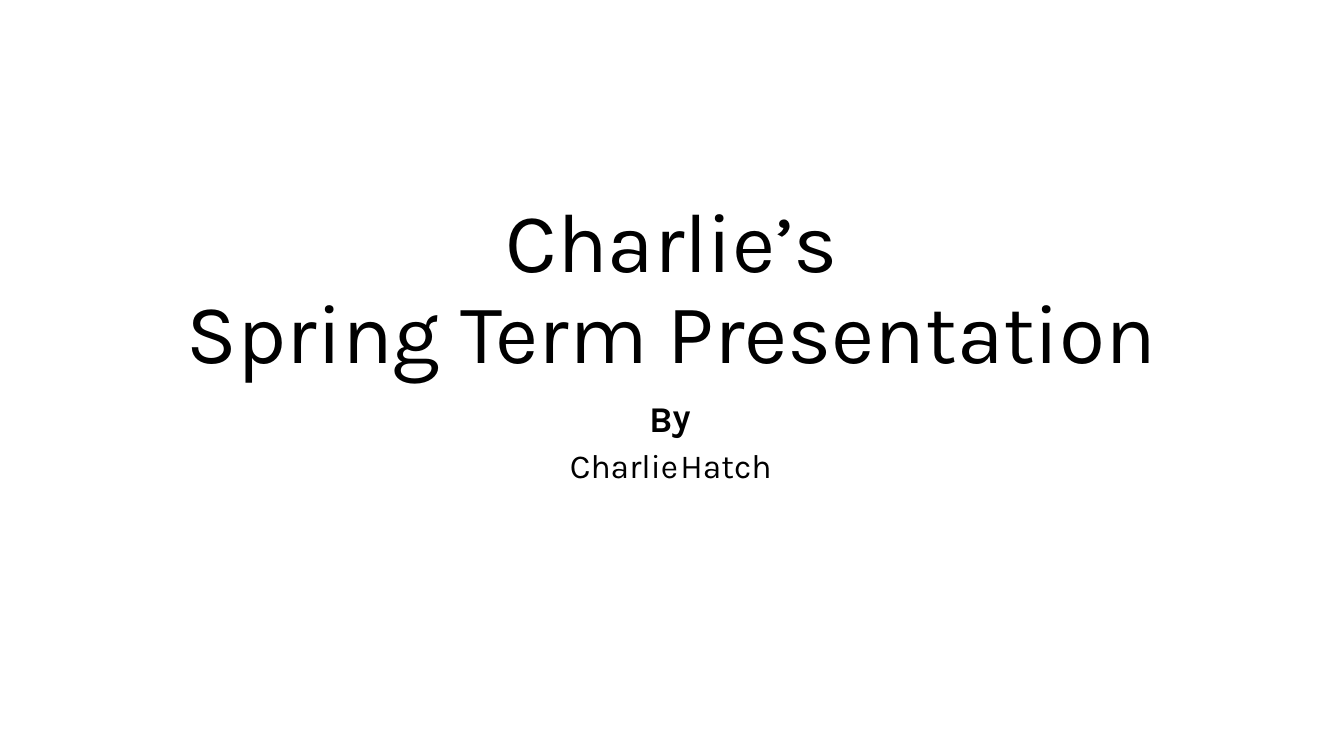
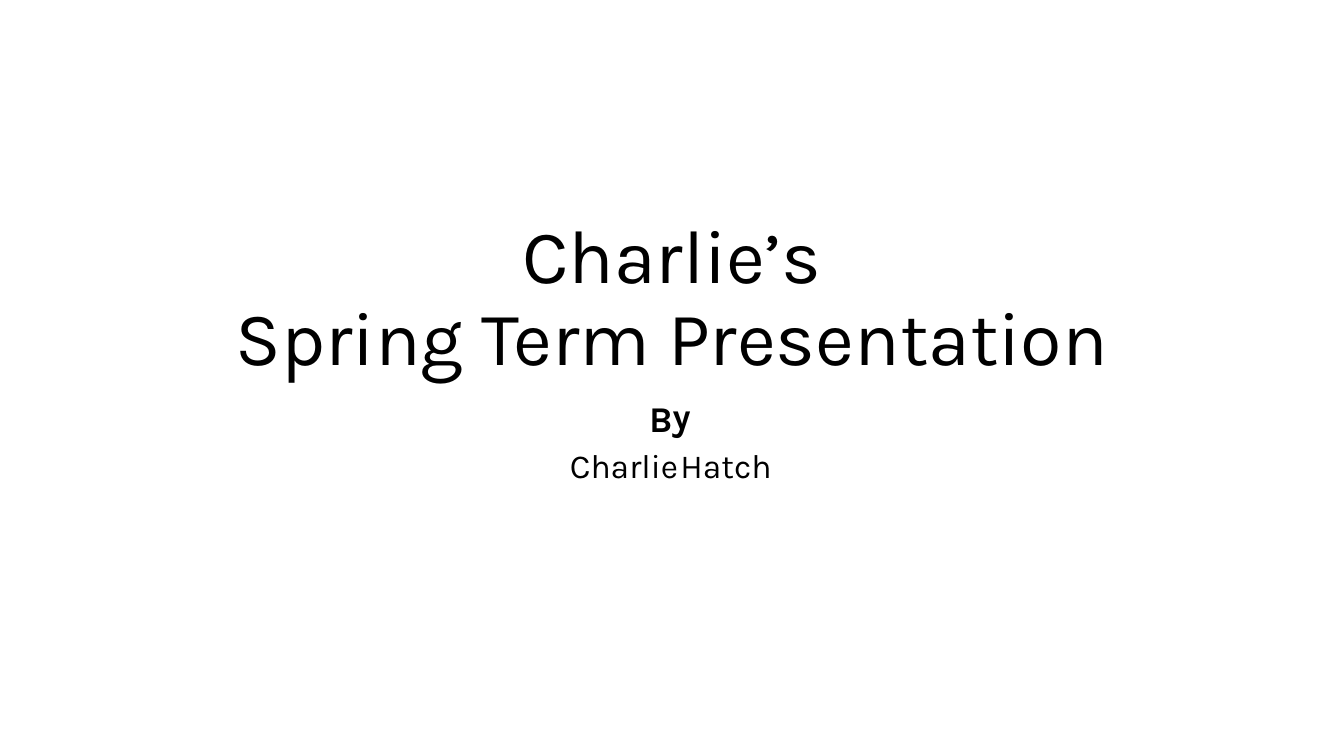
Before and after one commit to CTH-npitx/Presentations, a slide deck: slide 1 of Current Presentation/Spring 2026.pptx. Drawn at 1344x756 pixels with LibreOffice and Linux fonts; fonts in the diff are those of the drawing. Boxes give left, top, right and bottom in pixels: in the first picture for what was removed or moved away, otherwise in the second. Text is boxed around its words. In the diff, an @@ line names an element or a change of style, - is before the commit and + after.

```diff
--- a/Current Presentation/Spring 2026.pptx
+++ b/Current Presentation/Spring 2026.pptx
@@ title "Charlie’s Spring Term Presentation": place and size @@
-title "Charlie’s Spring Term Presentation" at (187,214,1157,383)
+title "Charlie’s Spring Term Presentation" at (235,231,1108,384)
@@ title "Charlie’s Spring Term Presentation" at (235,231,1108,384): size 60 to 54 pt @@
```
